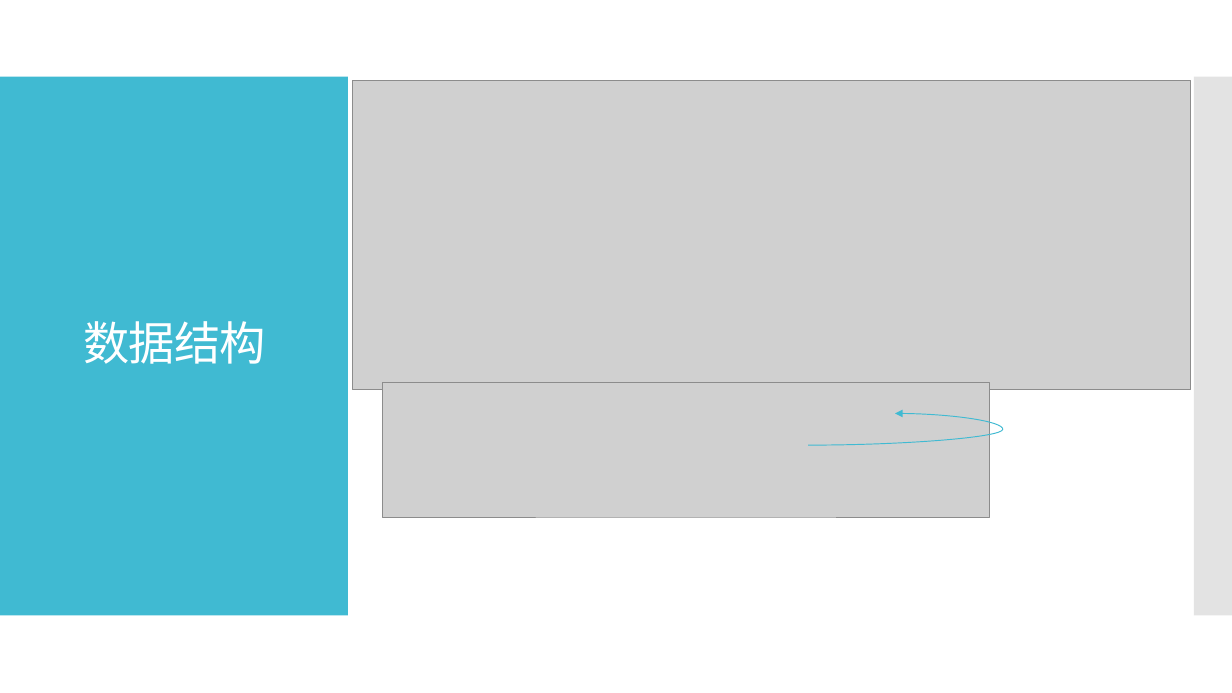
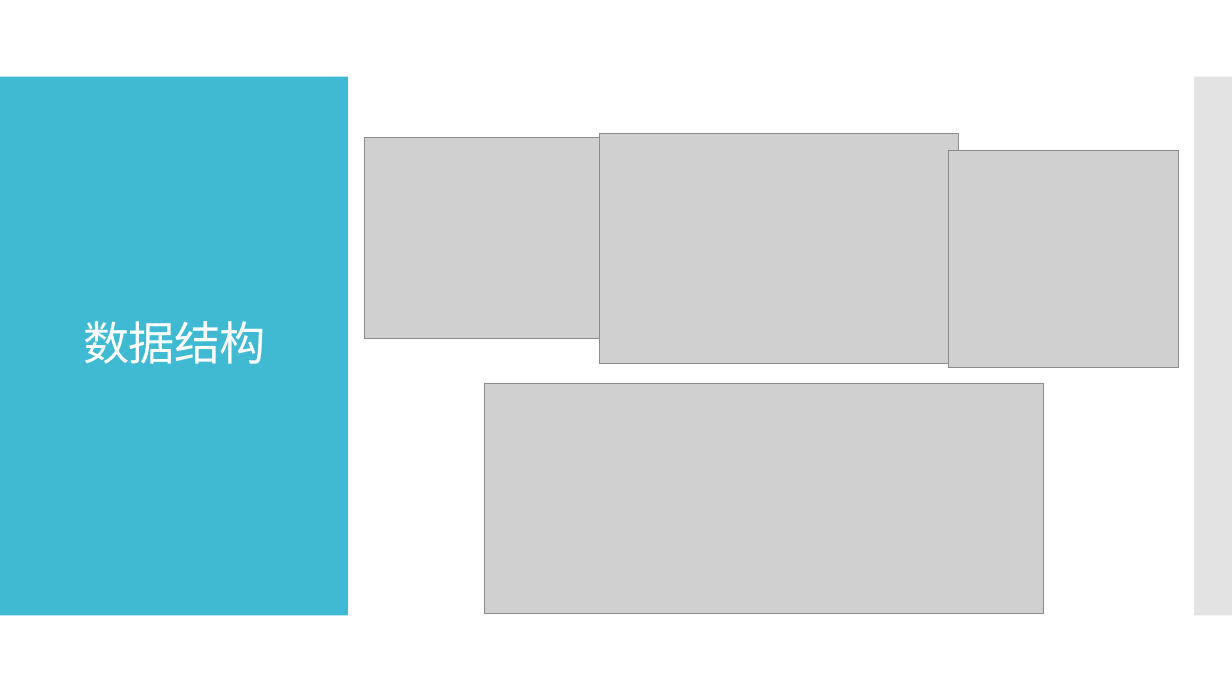
Before and after one commit to imagecser/hotelManage, a slide deck: slide 8 of lab1_initial.pptx. Drawn at 1232x693 pixels with LibreOffice and Linux fonts; fonts in the diff are those of the drawing; grey boxes stand for pictures. Boxes give left, top, right and bottom in pixels: in the first picture for what was removed or moved away, otherwise in the second. Text is boxed around its words. In the diff, an @@ line names an element or a change of style, - is before the commit and + after.

```diff
--- a/lab1_initial.pptx
+++ b/lab1_initial.pptx
@@ picture removed at (352, 80, 1191, 390) @@
@@ picture added at (364, 137, 679, 338) @@
@@ picture added at (600, 134, 959, 364) @@
@@ picture added at (948, 151, 1178, 368) @@
@@ picture removed at (383, 383, 990, 518) @@
@@ picture added at (484, 384, 1043, 614) @@
@@ curved arrow removed from (809, 445) to (896, 413) @@
```
Also in this commit, not shown: 2 other slides changed, 1 slide added, 23 other files.
